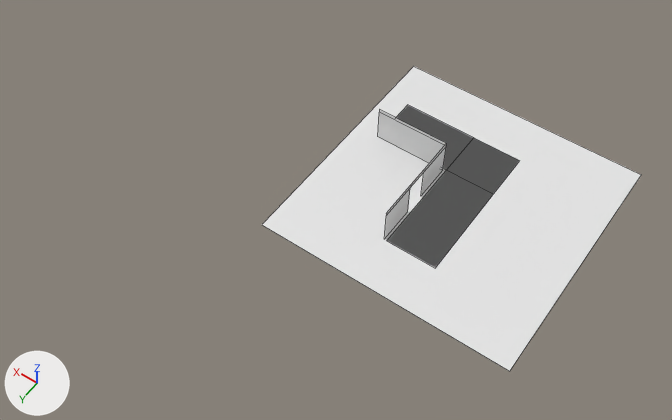
An edit to the Blender file BitTorrentSync/GGJ_2014_FPS/UnityFolder/Assets/Models/2 base.blend, drawn before and after from the same camera.
Before and after are seen from a camera (50 mm lens) standing at (-17.5, 39.5, 52.8) and looking at (5.9, 6.7, 1.4). The lights are fixed; the arrows at lower left show +X, +Y and +Z. Mesh edges are drawn as thin lines. Materials are left out; every surface is plain grey.

Objects in the first picture: 'base', 'house', 'house ground'.
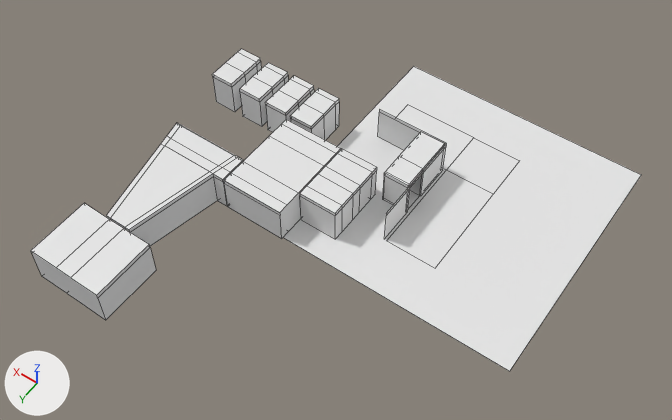
The change, as a list of edits to the scene's bpy script:
```text
Change me_plane_002:
    used by ob_house; location = (0.0, 0.0, 0.0); scale = (2.0, 6.0, 1.0)
    remove me_plane_002.from_pydata(...)  # 15 vertices, 7 faces; spans x 1.1..4.0, y -0.3..1.0, z 0.0..3.0
    add me_plane_002.from_pydata(...)  # 275 vertices, 232 faces; spans x 1.1..10.24, y -0.3..3.69, z 0.0..3.01
    me_plane_002 part 1: a new loose piece of 116 vertices spanning x 4.04..9.73, y 0.5..3.69, z 0.0..3.0
    me_plane_002 part 2: a new loose piece of 32 vertices spanning x 2.5..4.0, y 0.5..1.33, z 0.0..3.0
    me_plane_002 part 3: a new loose piece of 22 vertices spanning x 5.54..6.49, y -0.16..0.42, z 0.0..3.01
    me_plane_002 part 4: a new loose piece of 22 vertices spanning x 6.71..7.66, y -0.16..0.42, z 0.0..3.01
    me_plane_002 part 5: a new loose piece of 22 vertices spanning x 7.95..8.9, y -0.16..0.42, z 0.0..3.01
    me_plane_002 part 6: a new loose piece of 22 vertices spanning x 9.29..10.24, y -0.16..0.42, z 0.0..3.01
    me_plane_002 part 7
    14 vertices are added at x 1.15..2.15, y -0.28..0.52, z 0.0..3.0
    10 new vertices lie (1.0, 0.0, 0.0) away from vertices in x 1.15, y -0.28..0.52, z 0.0..3.0
    24 new faces join them
Change ob_base:
    ob_base.location: (0.0, 0.0, 0.0) -> (0.0, 0.0, -0.01)
```

Location of each change, (x1, y1, x2, y2) in pixels of the pictures (672 x 420 px):
'base', moved
    before: (262, 66, 641, 371)
    after: (283, 66, 641, 371)
'house', reshaped (503% wider, 109% taller)
    before: (378, 110, 446, 239)
    after: (31, 49, 446, 320)
part 1 of me_plane_002, added
    after: (31, 119, 341, 320)
part 2 of me_plane_002, added
    after: (300, 149, 377, 239)
part 3 of me_plane_002, added
    after: (290, 88, 339, 140)
part 4 of me_plane_002, added
    after: (265, 76, 314, 132)
part 5 of me_plane_002, added
    after: (240, 63, 288, 127)
part 6 of me_plane_002, added
    after: (212, 49, 261, 112)
part 7 of me_plane_002, added
    after: (383, 132, 444, 209)
